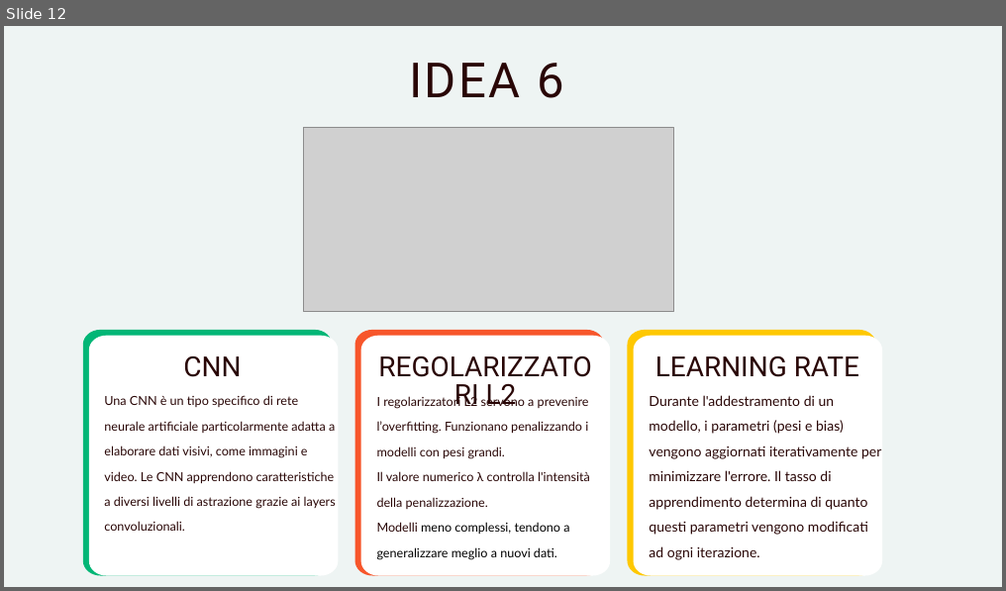
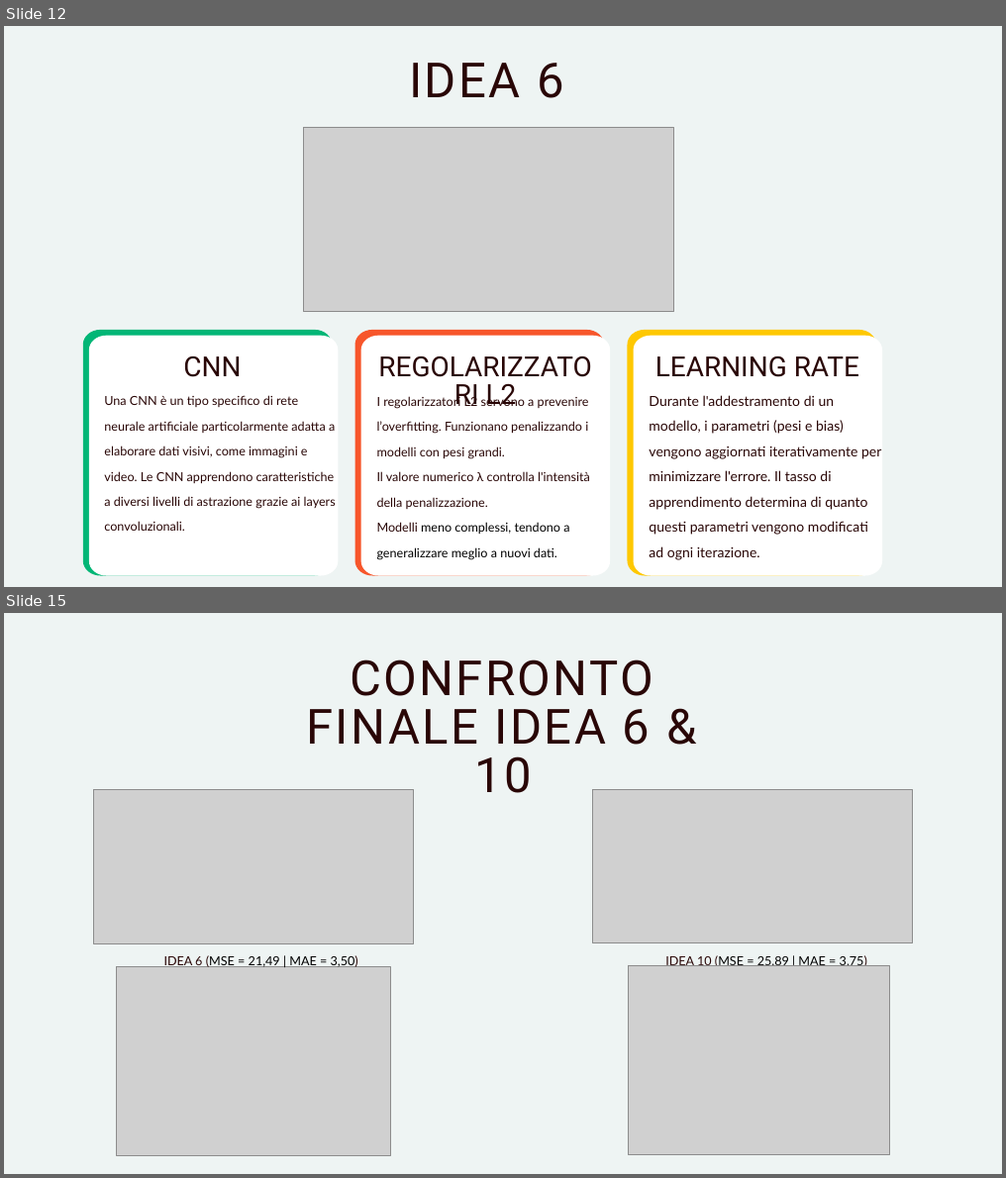
Before and after one commit to Vincy02/Face-to-BMI, a slide deck: Face-to-BMI.pptx. Shown one above the other, each under a label of ours: slide 12 before the commit, slides 12 and 15 after it; the slides between them are not shown. The pictures are 1006x591 and 1006x1178 pixels, drawn with LibreOffice and Linux fonts; fonts in the diff are those of the drawing; grey boxes stand for pictures. Boxes give left, top, right and bottom in pixels: in the first picture for what was removed or moved away, otherwise in the second. Text is boxed around its words. In the diff, an @@ line names an element or a change of style, - is before the commit and + after.

```diff
--- a/Face-to-BMI.pptx
+++ b/Face-to-BMI.pptx
@@ slide 15 added at (x1=4, y1=613, x2=1002, y2=1174), background #EEF4F3 @@
@@ text added at (x1=306, y1=660, x2=653, y2=793), 70 pt, text #290606 @@
+CONFRONTO FINALE IDEA 6 & 10
@@ picture added at (x1=93, y1=789, x2=414, y2=944) @@
@@ picture added at (x1=592, y1=789, x2=913, y2=944) @@
@@ picture added at (x1=116, y1=966, x2=391, y2=1156) @@
@@ text added at (x1=164, y1=956, x2=358, y2=967), 18 pt, text #000000 @@
+  IDEA 6 (MSE = 21,49 | MAE = 3,50)
@@ picture added at (x1=628, y1=965, x2=890, y2=1155) @@
@@ text added at (x1=665, y1=956, x2=867, y2=966), 18 pt, text #000000 @@
+  IDEA 10 (MSE = 25,89 | MAE = 3,75)
```
Also in this commit, not shown: 4 slides changed, 1 other slide added.
